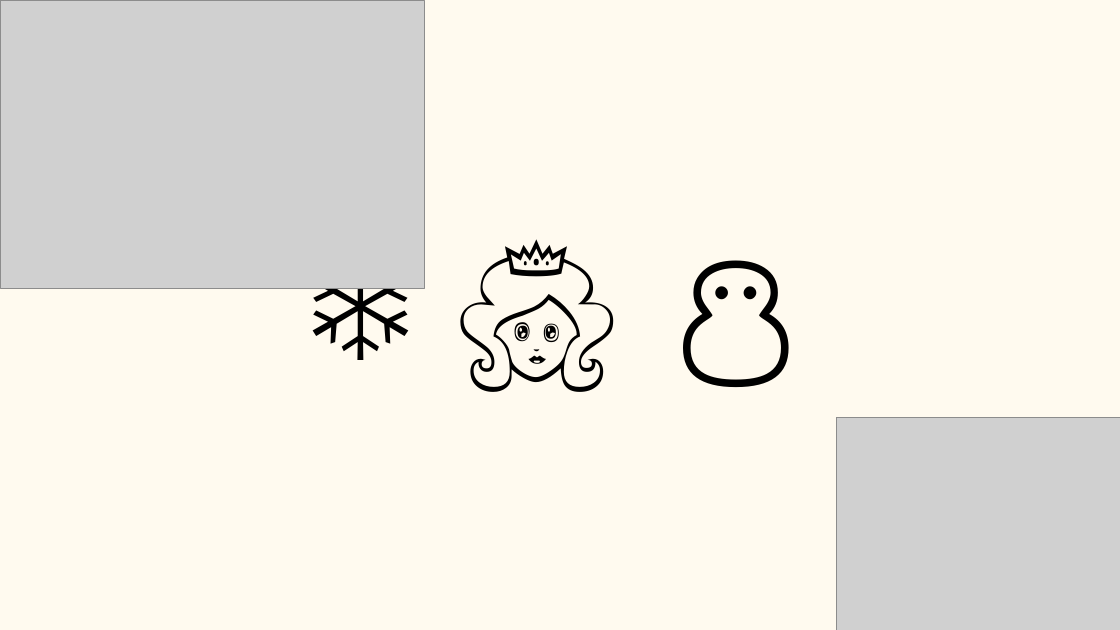
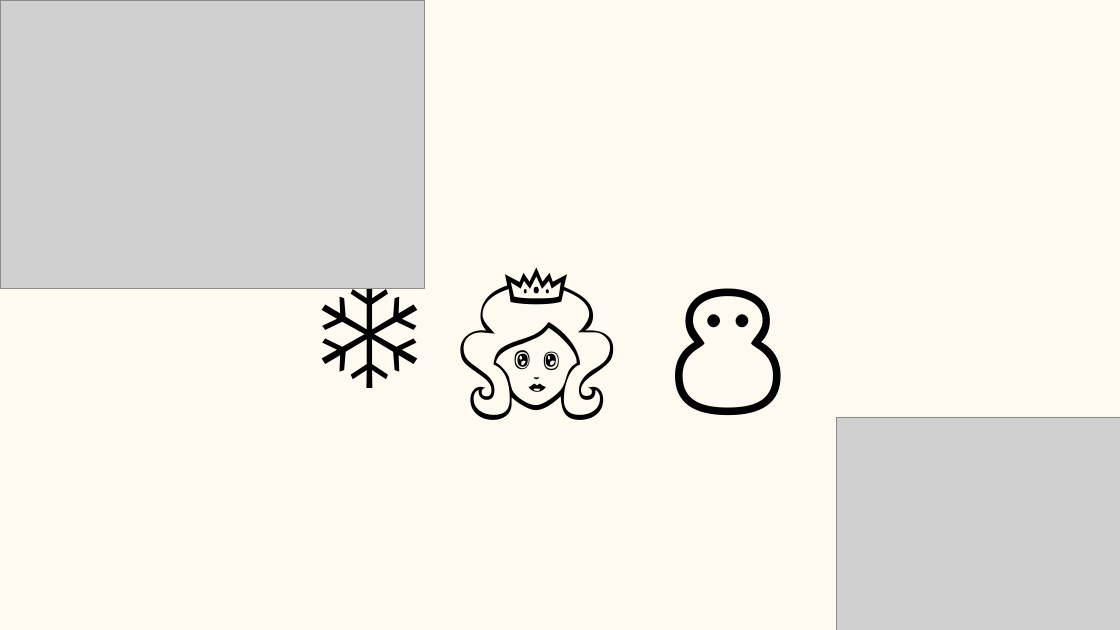
Before and after one commit to tkdgns25300/sunday_play, a slide deck: slide 5 of public/downloads/games/emoji-movie-quiz/rules.pptx. Drawn at 1120x630 pixels with LibreOffice and Linux fonts; fonts in the diff are those of the drawing; grey boxes stand for pictures. Boxes give left, top, right and bottom in pixels: in the first picture for what was removed or moved away, otherwise in the second. Text is boxed around its words. In the diff, an @@ line names an element or a change of style, - is before the commit and + after.

```diff
--- a/public/downloads/games/emoji-movie-quiz/rules.pptx
+++ b/public/downloads/games/emoji-movie-quiz/rules.pptx
@@ text "❄️ 👸 ⛄": place and size @@
-text "❄️ 👸 ⛄" at [198,205,922,420]
+text "❄️ 👸 ⛄" at [198,233,922,420]
@@ text "❄️ 👸 ⛄" at [198,233,922,420]: font Arial to Noto Sans CJK KR @@
```
Also in this commit, not shown: 19 other slides changed, 3 other files.
